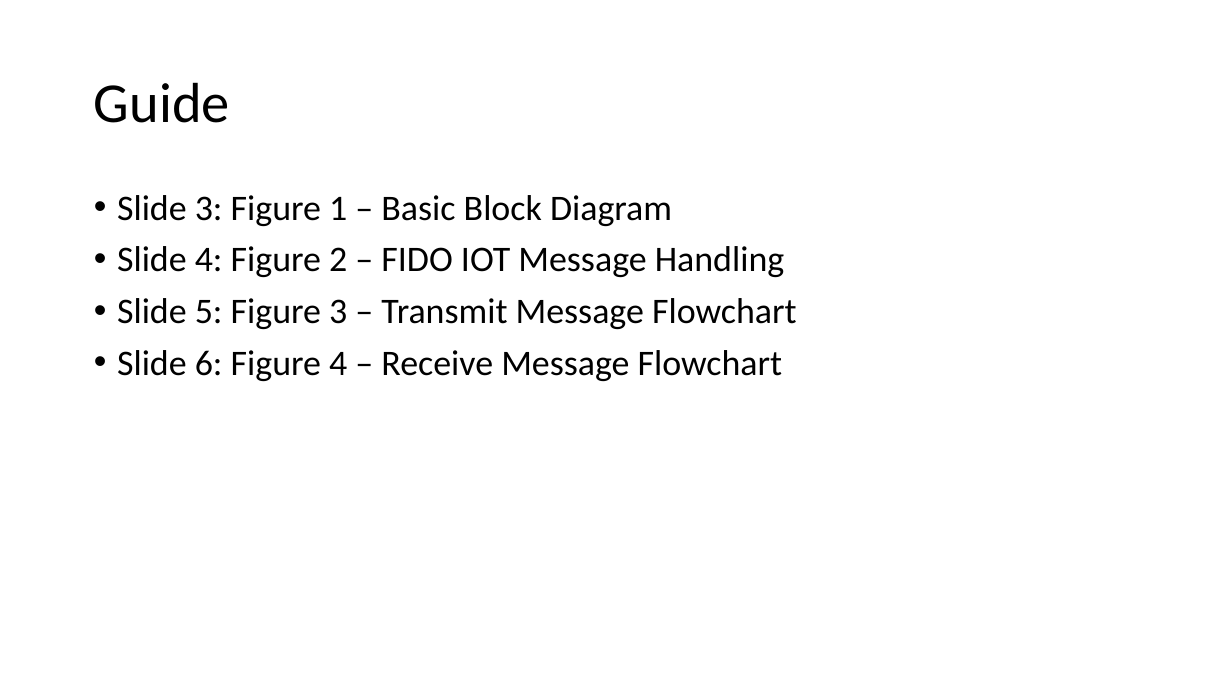
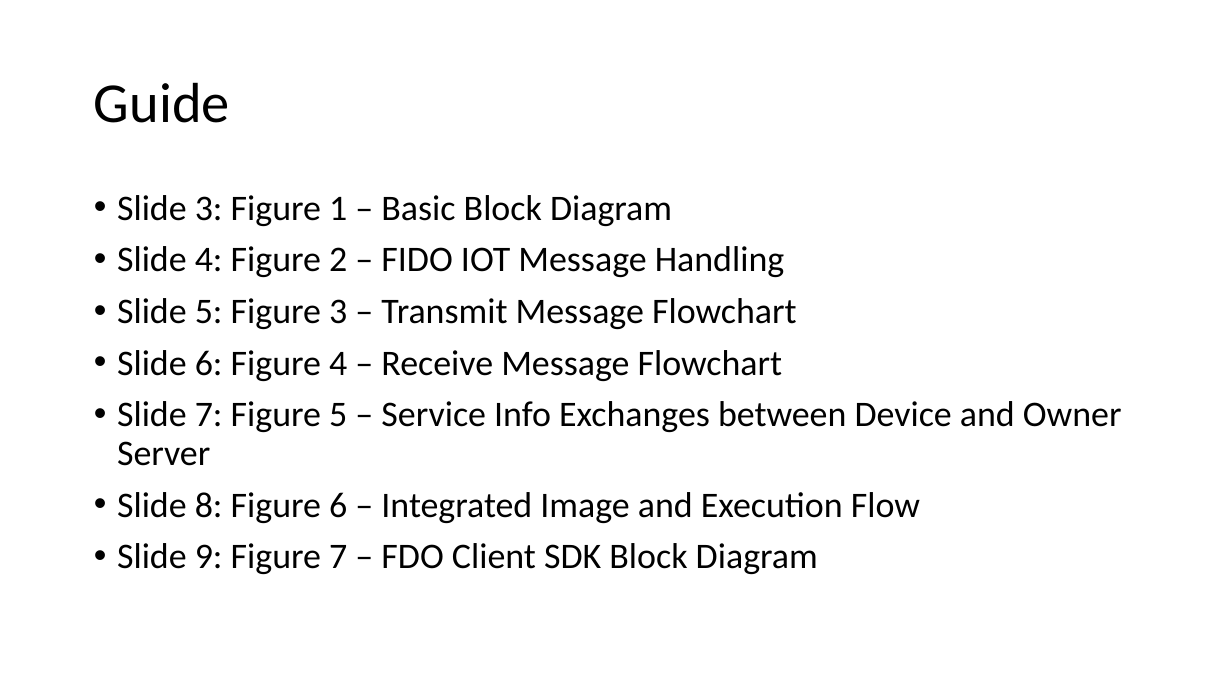
Before and after one commit to trbehera/docs, a slide deck: slide 2 of resources/image-sources/Client SDK FIDOIOT Figures.pptx. Drawn at 1232x693 pixels with LibreOffice and Linux fonts; fonts in the diff are those of the drawing. Boxes give left, top, right and bottom in pixels: in the first picture for what was removed or moved away, otherwise in the second. Text is boxed around its words. In the diff, an @@ line names an element or a change of style, - is before the commit and + after.

Commit message:
Updating FDO Client SDK docs (#70)
- Update content and diagrams in FDO Client SDK  documents.

```diff
--- a/resources/image-sources/Client SDK FIDOIOT Figures.pptx
+++ b/resources/image-sources/Client SDK FIDOIOT Figures.pptx
@@ text at (x1=117, y1=401, x2=1122, y2=574): paragraphs added @@
+• Slide 7: Figure 5 – Service Info Exchanges between Device and Owner Server
+• Slide 8: Figure 6 – Integrated Image and Execution Flow
+• Slide 9: Figure 7 – FDO Client SDK Block Diagram
```
Also in this commit, not shown: 3 slides added, 6 other files.
